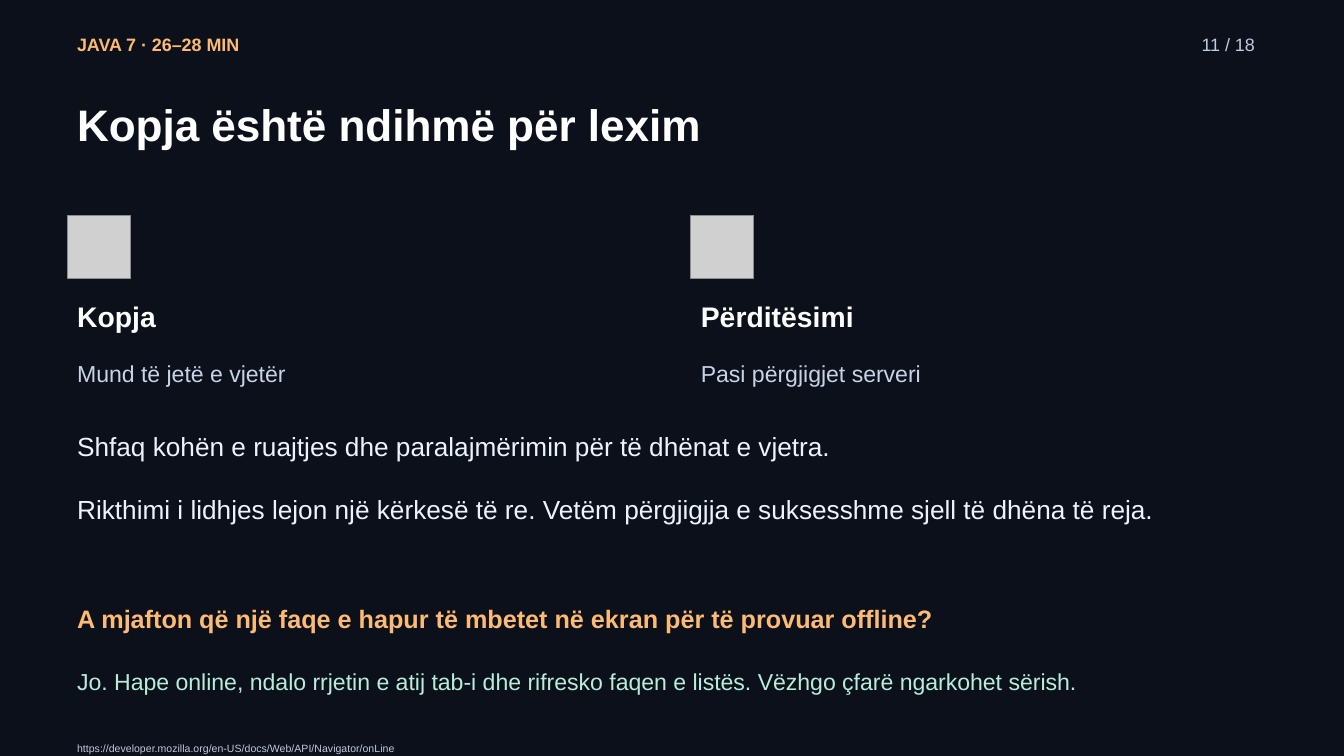
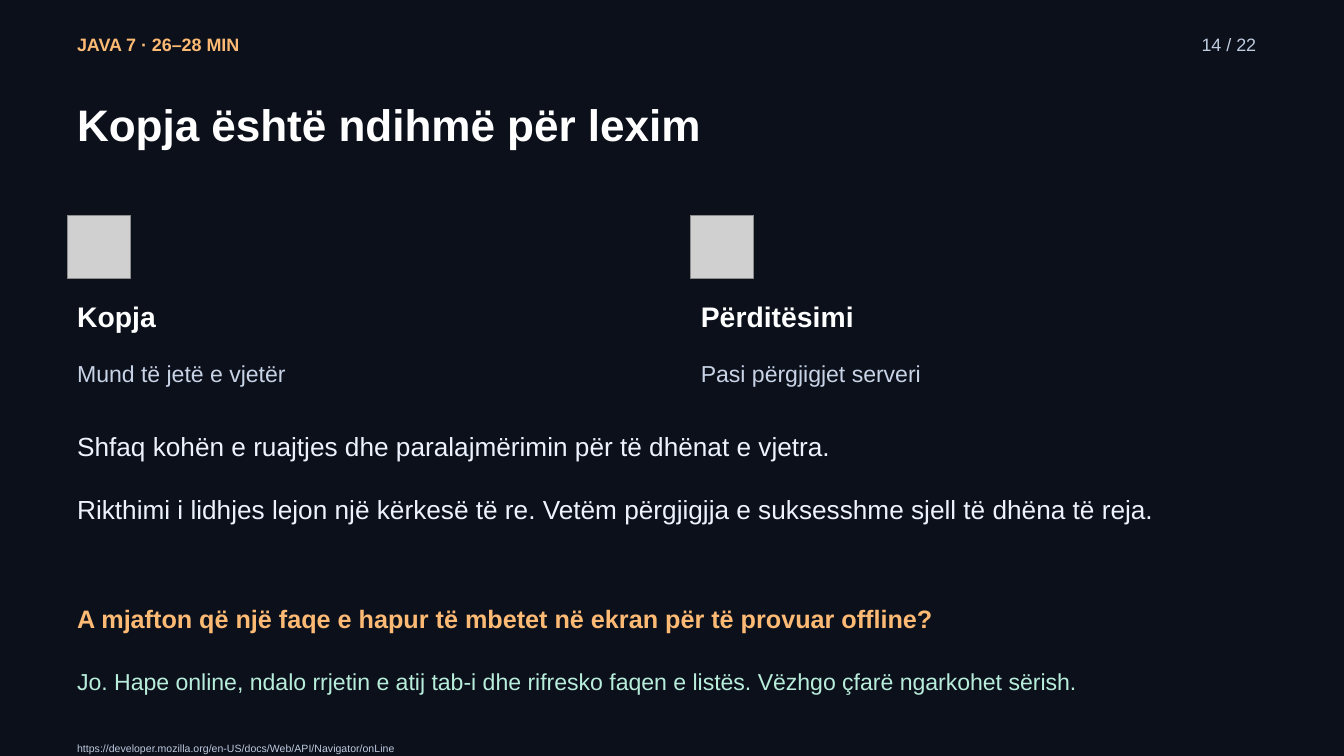
Before and after one commit to arbenl/arbenl.github.io, a slide deck: slide 14 of lendet/2026-2027/mobile/lectures/ligjerata-07-kontrolli-mvp-rideshare-2026.pptx (slide 11 before the commit). Drawn at 1344x756 pixels with LibreOffice and Linux fonts; fonts in the diff are those of the drawing; grey boxes stand for pictures. Boxes give left, top, right and bottom in pixels: in the first picture for what was removed or moved away, otherwise in the second. Text is boxed around its words. In the diff, an @@ line names an element or a change of style, - is before the commit and + after.

```diff
--- a/lendet/2026-2027/mobile/lectures/ligjerata-07-kontrolli-mvp-rideshare-2026.pptx
+++ b/lendet/2026-2027/mobile/lectures/ligjerata-07-kontrolli-mvp-rideshare-2026.pptx
@@ text at (1202, 38, 1256, 51): text changed @@
-11 / 18
+14 / 22
```
Also in this commit, not shown: 17 other slides changed, 4 slides added, 21 other files.
